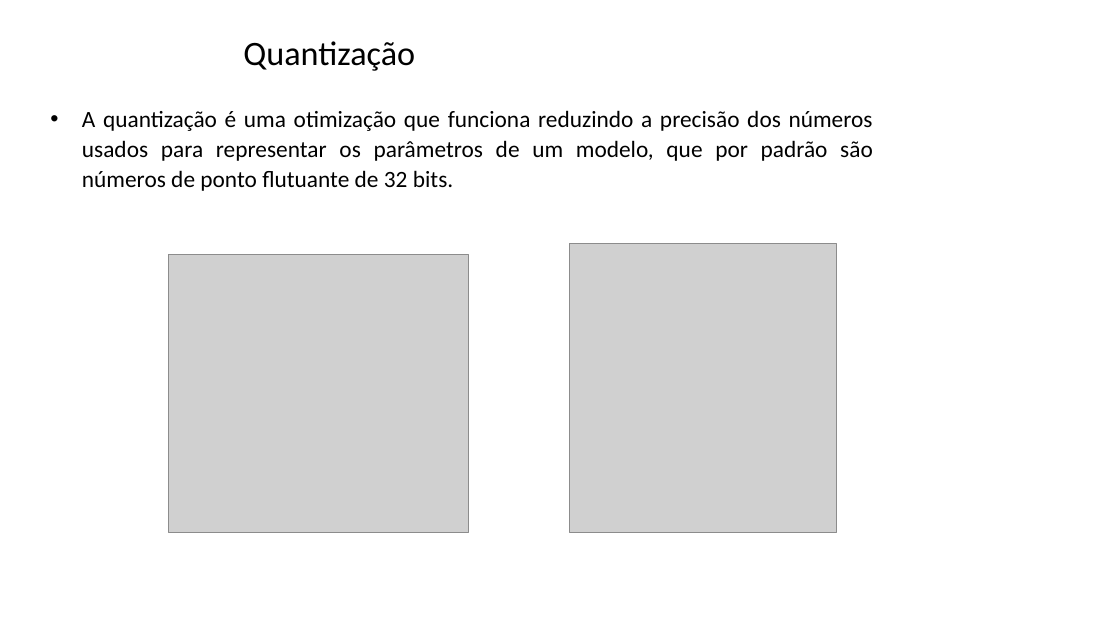
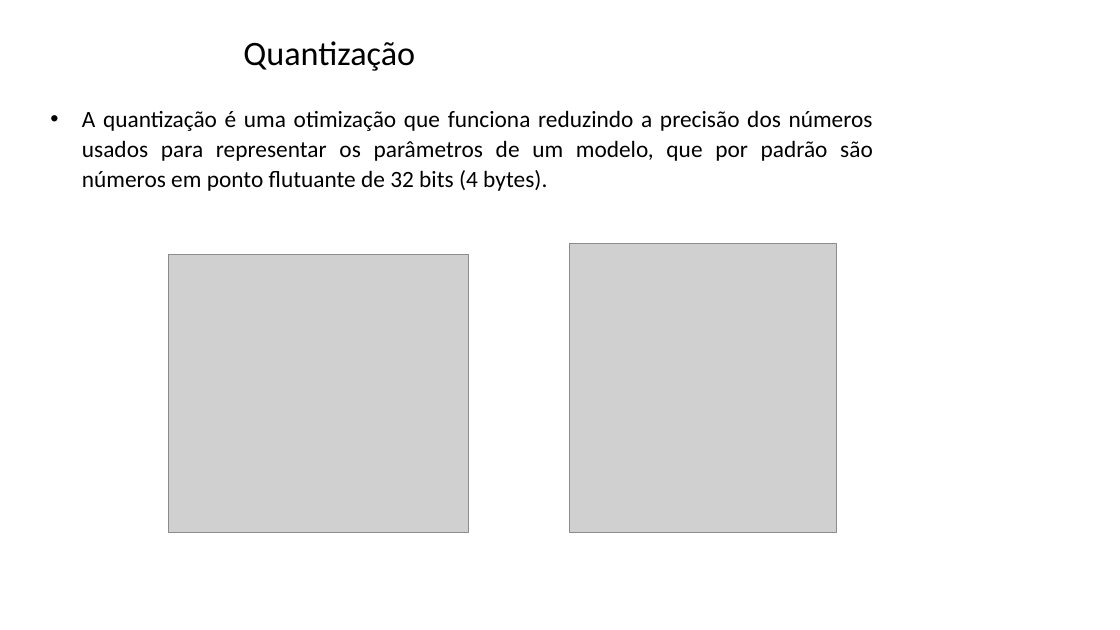
Before and after one commit to zz4fap/tp557-iot-ml, a slide deck: slide 36 of slides/TP557_14_introducao_tensorflowlite.pptx (slide 37 before the commit). Drawn at 1120x630 pixels with LibreOffice and Linux fonts; fonts in the diff are those of the drawing; grey boxes stand for pictures; background and template pictures are left out. Boxes give left, top, right and bottom in pixels: in the first picture for what was removed or moved away, otherwise in the second. Text is boxed around its words. In the diff, an @@ line names an element or a change of style, - is before the commit and + after.

```diff
--- a/slides/TP557_14_introducao_tensorflowlite.pptx
+++ b/slides/TP557_14_introducao_tensorflowlite.pptx
@@ text at bbox=[82, 110, 873, 191]: text changed @@
-• A quantização é uma otimização que funciona reduzindo a precisão dos números usados para representar os parâmetros de um modelo, que por padrão são números de ponto flutuante de 32 bits.
+• A quantização é uma otimização que funciona reduzindo a precisão dos números usados para representar os parâmetros de um modelo, que por padrão são números em ponto flutuante de 32 bits (4 bytes).
```
Also in this commit, not shown: 8 other slides changed, 1 slide removed.
